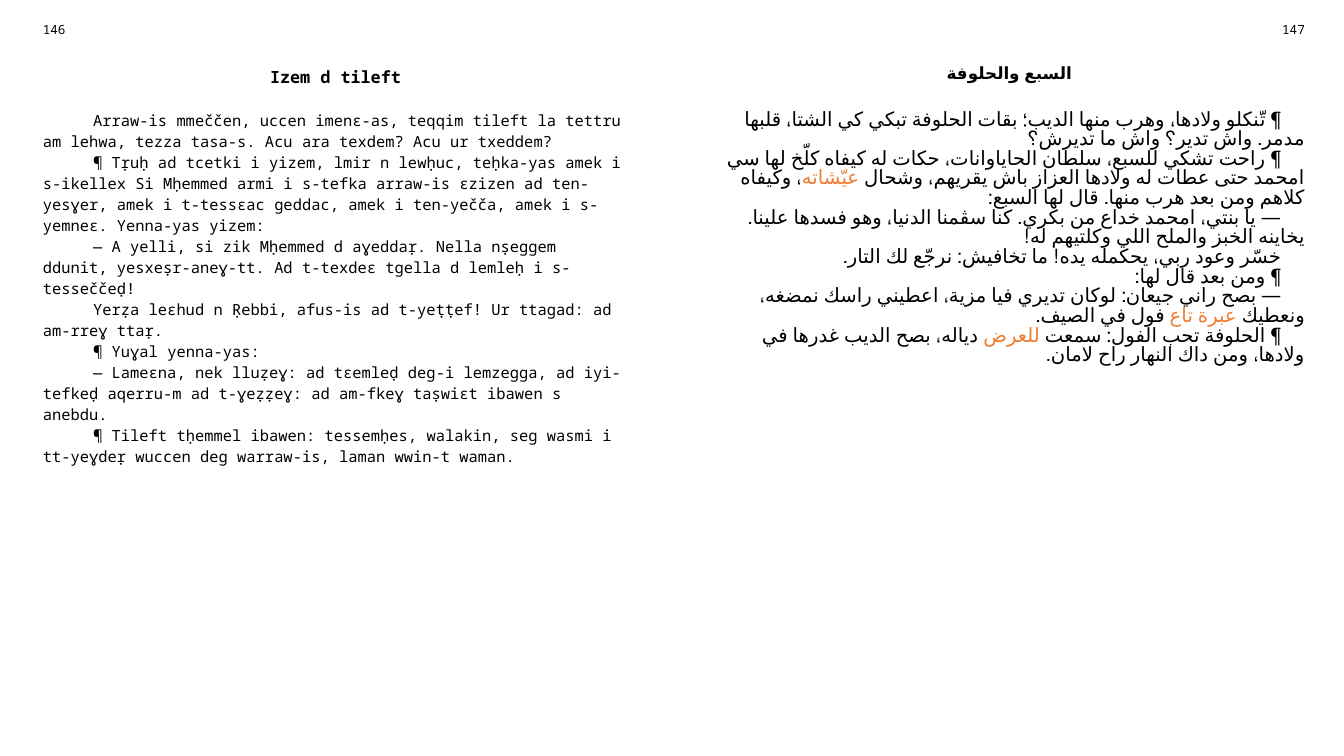
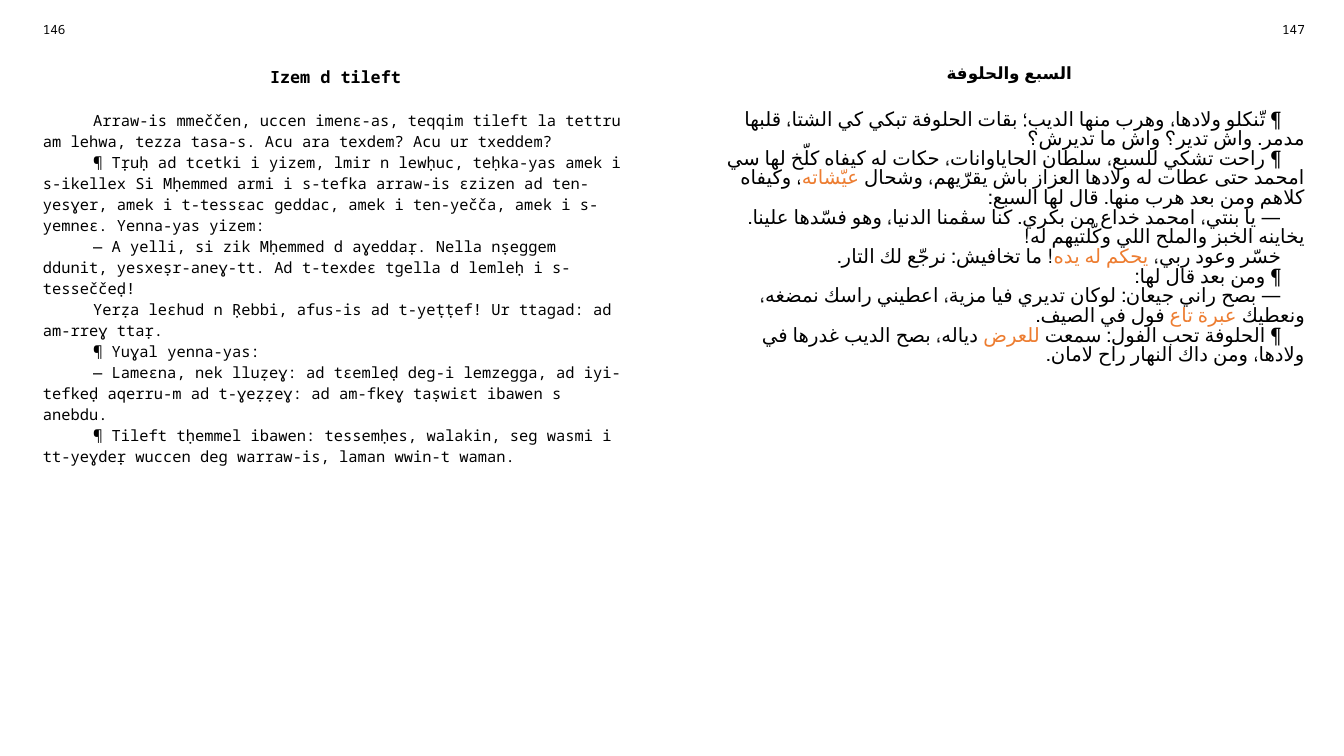
Before and after one commit to sferhah/tamacahut_n_wuccen, a slide deck: slide 71 of Uccen.ConsoleApp/Resources/pptx/uccen.arq.pptx. Drawn at 1344x756 pixels with LibreOffice and Linux fonts; fonts in the diff are those of the drawing. Boxes give left, top, right and bottom in pixels: in the first picture for what was removed or moved away, otherwise in the second. Text is boxed around its words. In the diff, an @@ line names an element or a change of style, - is before the commit and + after.

```diff
--- a/Uccen.ConsoleApp/Resources/pptx/uccen.arq.pptx
+++ b/Uccen.ConsoleApp/Resources/pptx/uccen.arq.pptx
@@ table at [32,16,1315,729] @@
-row 3, column 3: ¶ تّنكلو ولادها، وهرب منها الديب؛ بقات الحلوفة تبكي كي الشتا، قلبها مدمر. واش تدير؟ واش ما تديرش؟ / ¶ راحت تشكي للسبع، سلطان الحاياوانات، حكات له كيفاه كلّخ لها سي امحمد حتى عطات له ولادها العزاز باش يقريهم، وشحال عيّشاته، وكيفاه كلاهم ومن بعد هرب منها. قال لها السبع: / — يا بنتي، امحمد خداع من بكري. كنا سڨمنا الدنيا، وهو فسدها علينا. يخاينه الخبز والملح اللي وكلتيهم له! / خسّر وعود ربي، يحكمله يده! ما تخافيش: نرجّع لك التار. / ¶ ومن بعد قال لها: / — بصح راني جيعان: لوكان تديري فيا مزية، اعطيني راسك نمضغه، ونعطيك عبرة تاع فول في الصيف. / ¶ الحلوفة تحب الفول: سمعت للعرض دياله، بصح الديب غدرها في ولادها، ومن داك النهار راح لامان.
+row 3, column 3: ¶ تّنكلو ولادها، وهرب منها الديب؛ بقات الحلوفة تبكي كي الشتا، قلبها مدمر. واش تدير؟ واش ما تديرش؟ / ¶ راحت تشكي للسبع، سلطان الحاياوانات، حكات له كيفاه كلّخ لها سي امحمد حتى عطات له ولادها العزاز باش يقرّيهم، وشحال عيّشاته، وكيفاه كلاهم ومن بعد هرب منها. قال لها السبع: / — يا بنتي، امحمد خداع من بكري. كنا سڨمنا الدنيا، وهو فسّدها علينا. يخاينه الخبز والملح اللي وكّلتيهم له! / خسّر وعود ربي، يحكم له يده! ما تخافيش: نرجّع لك التار. / ¶ ومن بعد قال لها: / — بصح راني جيعان: لوكان تديري فيا مزية، اعطيني راسك نمضغه، ونعطيك عبرة تاع فول في الصيف. / ¶ الحلوفة تحب الفول: سمعت للعرض دياله، بصح الديب غدرها في ولادها، ومن داك النهار راح لامان.
```
Also in this commit, not shown: 1 other file.
